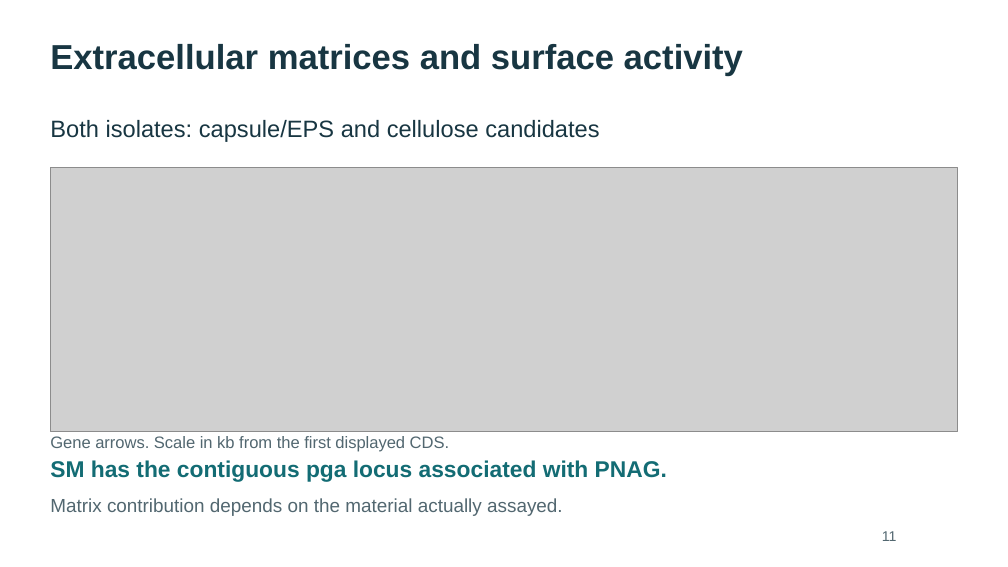
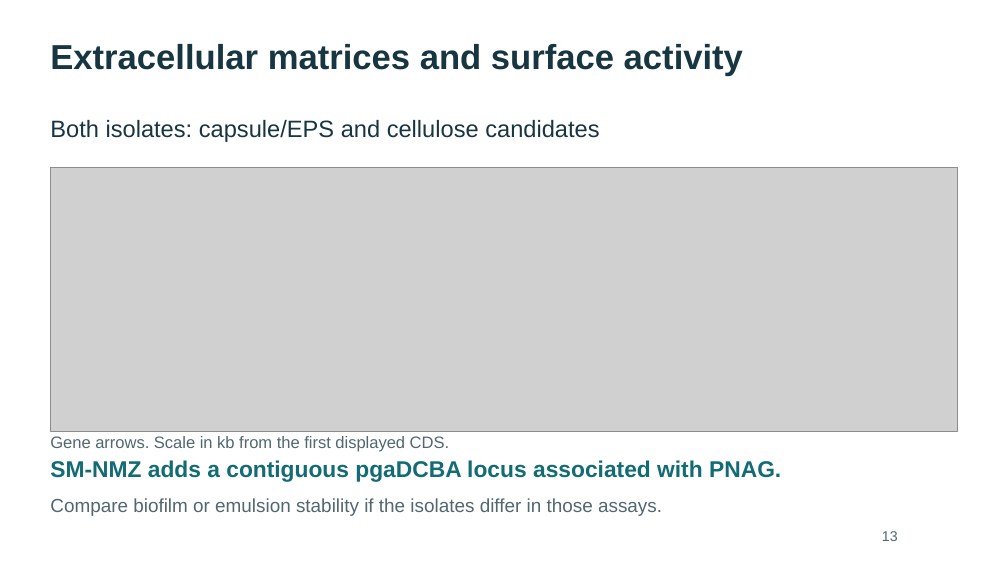
Before and after one commit to WhyAdr/sm-manu, a slide deck: slide 13 of explainer/NMZ-Serratia-genomics-explainer-2026-10-20.pptx (slide 11 before the commit). Drawn at 1008x567 pixels with LibreOffice and Linux fonts; fonts in the diff are those of the drawing; grey boxes stand for pictures. Boxes give left, top, right and bottom in pixels: in the first picture for what was removed or moved away, otherwise in the second. Text is boxed around its words. In the diff, an @@ line names an element or a change of style, - is before the commit and + after.

```diff
--- a/explainer/NMZ-Serratia-genomics-explainer-2026-10-20.pptx
+++ b/explainer/NMZ-Serratia-genomics-explainer-2026-10-20.pptx
@@ text at [50,460,781,482]: text changed @@
-SM has the contiguous pga locus associated with PNAG.
+SM-NMZ adds a contiguous pgaDCBA locus associated with PNAG.
@@ text at [50,498,662,516]: text changed @@
-Matrix contribution depends on the material actually assayed.
+Compare biofilm or emulsion stability if the isolates differ in those assays.
@@ text at [882,531,898,541]: text changed @@
-11
+13
```
Also in this commit, not shown: 21 other slides changed, 4 slides added, 1 slide removed, 12 other files.
